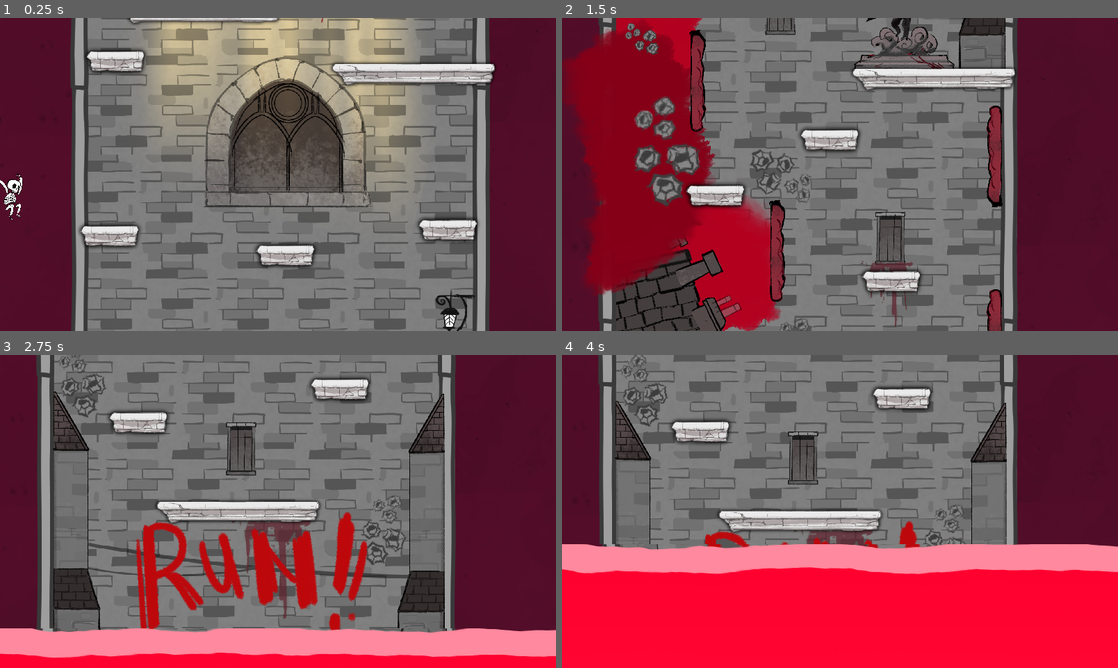
Above: before the commit, frames 1-4 (two rows, left to right).
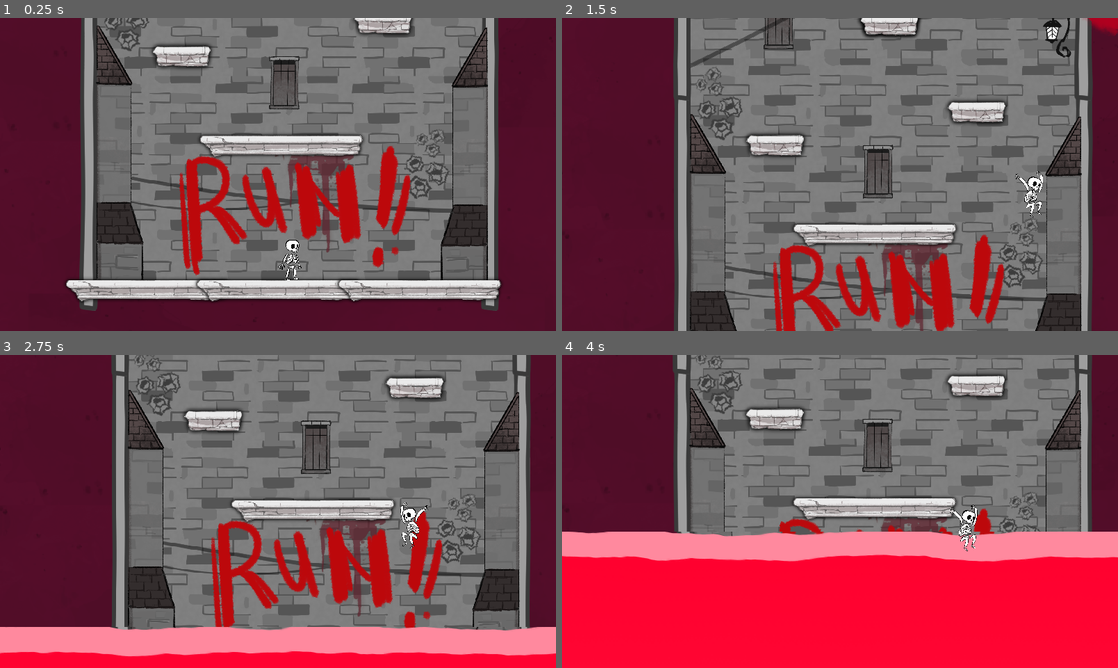
Above: after the commit, the same moments.

Repository: Hamsu-dev/Memento_Marine
Game: Godot game, scene res://World/final_challenge.tscn
The game is run twice, just before and just after one commit, with the same random seed, the same clock (stepped at 60 frames per second) and the same inputs. This scene is started directly instead of the project's main scene.
Inputs:
- Up to frame 1 (0.25 s): no input
- Up to frame 2 (1.5 s): hold D (right) from 0.53 s (still down); tap Space (ui_select) at 0.6, 0.77, 1.07, 1.35 s
- Up to frame 3 (2.75 s): tap Space (ui_select) at 1.52, 1.82, 2.1 s; release D (right) at 2.03 s; hold A (left) from 2.03 s (still down)
- Up to frame 4 (4 s): release A (left) at 2.78 s; hold D (right) from 2.78 s (still down); tap Space (ui_select) at 2.85, 3.02, 3.32, 3.6, 3.77 s

The runs differ from the first frame. In frame 1, 57% of the frame differs, in the area x 0-91%, y 0-100%; in frame 2, 68%, in the area x 0-100%, y 0-100%; in frame 3, 55%; in frame 4, 41%.
Error before the commit: Invalid access to property or key 'time_left' on a base object of type 'null instance'. (res://Player/player.gd:227)

Commit message:
sfx update

Diff:
--- a/Player/player.gd
+++ b/Player/player.gd
@@ -35,10 +35,12 @@
 @onready var sprite_2d = $Sprite2D
 @onready var animated_sprite_2d = $AnimatedSprite2D
 @onready var collision_shape_2d = $CollisionShape2D
-@onready var footstep_timer = $footstep_timer
-@onready var footsteps = $footsteps
-@onready var jump = $jump
-@onready var bouncesfx = $bouncesfx
+@onready var footstep_timer = $Footstep_timer
+
+# Music
+@onready var footsteps = $Footsteps
+@onready var bounce_sfx = $BounceSFX
+@onready var jump_sfx = $JumpSFX
 
 # Variables
 var is_dropping = false
@@ -79,7 +81,7 @@
 	# Check if player is dropping and on the floor to bounce
 	if is_on_floor() and is_dropping:
 		bounce()
-		bouncesfx.play()
+		bounce_sfx.play()
 
 	# Reset is_dropping and bounce_used variables when landing on the floor
 	if is_on_floor():
@@ -126,7 +128,7 @@
 		wall_sliding = false
 
 func apply_wall_slide(delta):
-	if wall_sliding and not Input.is_action_pressed("up"):  #
+	if wall_sliding and not Input.is_action_pressed("up"):
 		velocity.y += wall_slide_gravity * delta
 		velocity.y *= slide_friction
 		velocity.x = 0
@@ -154,14 +156,14 @@
 	if (is_on_floor() or coyote_jump_timer.time_left > 0.0) and Input.is_action_just_pressed("up"):
 		velocity.y = -jump_force
 		coyote_jump_timer.stop()
-		jump.play()
+		jump_sfx.play()
 	elif on_wall and PowerUps.wall_jump_unlocked and Input.is_action_just_pressed("up"):  # Check global variable
 		velocity.y = -wall_jump_force
 		velocity.x = wall_jump_push_force * wall_direction
 		sprite_2d.flip_h = wall_direction < 0
 		wall_jumping = true
 		wall_sliding = false
-		jump.play()
+		jump_sfx.play()
 	else:
 		wall_jumping = false
 	if Input.is_action_just_pressed("down") and not is_on_floor():
--- a/Player/player.tscn
+++ b/Player/player.tscn
@@ -1,11 +1,14 @@
-[gd_scene load_steps=32 format=3 uid="uid://b2kioq0ibvkx8"]
+[gd_scene load_steps=35 format=3 uid="uid://b2kioq0ibvkx8"]
 
 [ext_resource type="Script" path="res://Player/player.gd" id="1_hdvfq"]
 [ext_resource type="Texture2D" uid="uid://s4ro18prieuv" path="res://Assets/Player/Skelly Animation Final/idle spritesheet.png" id="2_sfk62"]
 [ext_resource type="Texture2D" uid="uid://crkvo263gi7r3" path="res://Assets/Player/Skelly Animation Final/jump_anim_cropped.png" id="8_2sqoc"]
 [ext_resource type="Texture2D" uid="uid://c4rbt18tpdnmd" path="res://Assets/Player/Skelly Animation Final/death.png" id="8_tdncr"]
+[ext_resource type="AudioStream" uid="uid://d0bwtnt0a8uhf" path="res://Assets/Music/FootSteps_Oneshot2.mp3" id="9_0l1ge"]
 [ext_resource type="Texture2D" uid="uid://cxax4tthcyekf" path="res://Assets/Player/Skelly Animation Final/run spritesheet.png" id="9_gh1t7"]
 [ext_resource type="Texture2D" uid="uid://enpwx82hhl5t" path="res://Assets/Player/Skelly Animation Final/skeleslide.png" id="10_dinnh"]
+[ext_resource type="AudioStream" uid="uid://cu7kf56m30nyb" path="res://Assets/Music/reverse_swoosh.mp3" id="10_heolf"]
+[ext_resource type="AudioStream" uid="uid://c78ueege2crkj" path="res://Assets/Music/swing-whoosh-110410.mp3" id="11_gagmt"]
 [ext_resource type="Texture2D" uid="uid://cvdg3ug0soml5" path="res://Assets/Player/Skelly Animation Final/fall_anim_skele (1).png" id="11_x4ksp"]
 [ext_resource type="Script" path="res://Player/Camera2D.gd" id="32_7qmes"]
 
@@ -696,4 +699,22 @@
 frame = 11
 frame_progress = 1.0
 
+[node name="Footstep_timer" type="Timer" parent="."]
+one_shot = true
+
+[node name="Footsteps" type="AudioStreamPlayer" parent="."]
+stream = ExtResource("9_0l1ge")
+volume_db = 5.0
+bus = &"SFX"
+
+[node name="BounceSFX" type="AudioStreamPlayer" parent="."]
+stream = ExtResource("10_heolf")
+pitch_scale = 1.25
+bus = &"SFX"
+
+[node name="JumpSFX" type="AudioStreamPlayer" parent="."]
+stream = ExtResource("11_gagmt")
+pitch_scale = 2.5
+bus = &"SFX"
+
 [connection signal="animation_finished" from="AnimatedSprite2D" to="." method="_on_animated_sprite_2d_animation_finished"]
--- a/World/ToCredits.gd
+++ b/World/ToCredits.gd
@@ -18,3 +18,4 @@
 		BossBgm.stop()
 		RumblingSFX.stop()
 		ClockTowerAmbience.stop()
+		GongSfx.stop()
--- a/World/clock_tower_level_two.tscn
+++ b/World/clock_tower_level_two.tscn
@@ -2355,10 +2355,13 @@
 position = Vector2(1576, 228)
 
 [node name="Platform2" parent="PlatformFolder2" instance=ExtResource("39_7s7yn")]
-position = Vector2(604, 483)
+position = Vector2(568, 463)
+
+[node name="Platform7" parent="PlatformFolder2" instance=ExtResource("39_7s7yn")]
+position = Vector2(626, 500)
 
 [node name="Platform3" parent="PlatformFolder2" instance=ExtResource("39_7s7yn")]
-position = Vector2(678, 511)
+position = Vector2(696, 516)
 
 [node name="Platform4" parent="PlatformFolder2" instance=ExtResource("39_7s7yn")]
 position = Vector2(654, 280)
--- a/World/final_challenge.tscn
+++ b/World/final_challenge.tscn
@@ -55,6 +55,7 @@
 [node name="FinalChallenge" type="Node2D"]
 
 [node name="Player" parent="." instance=ExtResource("1_iihlp")]
+position = Vector2(175, 1097)
 
 [node name="LevelFloorCollision" type="StaticBody2D" parent="."]
 z_index = 3
@@ -1215,6 +1216,8 @@
 metadata/_edit_use_anchors_ = true
 
 [node name="ToCredits" type="Area2D" parent="."]
+collision_layer = 8
+collision_mask = 2
 script = ExtResource("29_ocs63")
 
 [node name="CollisionShape2D" type="CollisionShape2D" parent="ToCredits"]
--- a/default_bus_layout.tres
+++ b/default_bus_layout.tres
@@ -11,5 +11,5 @@
 bus/2/solo = false
 bus/2/mute = false
 bus/2/bypass_fx = false
-bus/2/volume_db = 1.85375
+bus/2/volume_db = 6.02
 bus/2/send = &"Master"
--- a/prolog_to_clock.gd
+++ b/prolog_to_clock.gd
@@ -3,5 +3,6 @@
 @onready var player = $"../Player"
 
 func _on_area_entered(area):
+	print("working")
 	if player.is_in_group("Player"):
 		get_tree().change_scene_to_file("res://World/clock_tower_level_one.tscn")
